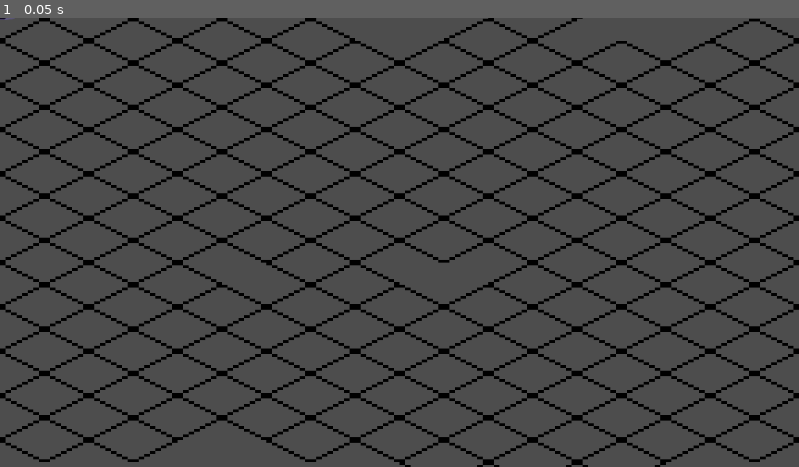
Above: before the commit, frame 1.
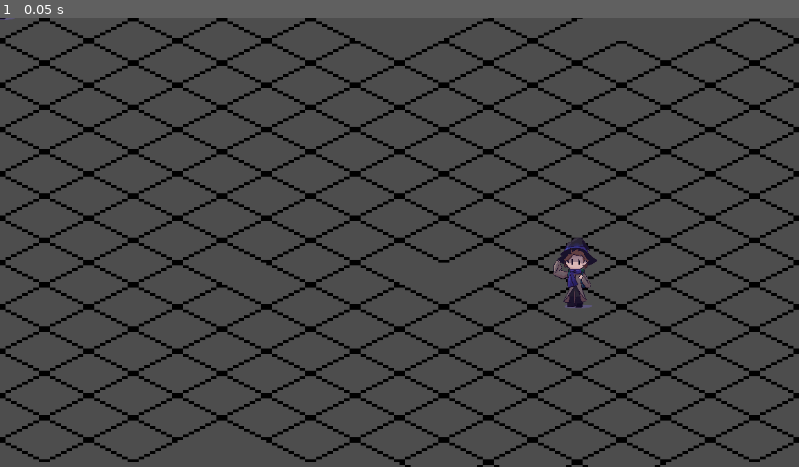
Above: after the commit, the same moment.

Repository: New-Leaf-Studios/Game-Practice
Game: Godot game, scene res://Scenes/battlefield.tscn
Two runs of this game, one before a commit and one after it. Both use one fixed random seed, a clock stepped at 60 frames per second and the inputs below. This scene is started directly instead of the project's main scene.
Inputs:
- Up to frame 1 (0.05 s): no input

The runs differ from the first frame. In frame 1, 0.4% of the frame differs, in the area x 69-75%, y 48-65%.

Commit message:
added basic enemy functuionality
he chases you one tile at a time, bless the poor slow little guy

Diff:
--- a/Scripts/battlefield.gd
+++ b/Scripts/battlefield.gd
@@ -2,14 +2,20 @@
 
 var entity_scene: PackedScene = preload("res://Scenes/combat_player.tscn")
 var player = entity_scene.instantiate() as Node2D
+var enemy = entity_scene.instantiate() as Node2D
 
 var current_position: Vector2i
+var enemy_position: Vector2i = Vector2i(12, 0)
 
 enum TurnState {PLAYER_TURN, ENEMY_TURN, PROCESSING}
 var current_turn = TurnState.PLAYER_TURN
 
+var testing_enemy_start: Vector2i = Vector2i(12, 0)
+
 func _ready() -> void:
 	$Fighters.add_child(player)
+	$Fighters.add_child(enemy)
+	enemy.position = map_to_local(testing_enemy_start)
 
 func _unhandled_input(event: InputEvent) -> void:
 	if event.is_action_pressed("select") && current_turn == TurnState.PLAYER_TURN:
@@ -29,7 +35,15 @@
 		TurnState.PLAYER_TURN:
 			pass
 		TurnState.ENEMY_TURN:
-			print("pretend enemy moved here")
+			var chase_vector = current_position - enemy_position
+			var step = Vector2i.ZERO
+
+			if abs(chase_vector.x) >= abs(chase_vector.y):
+				step.x = sign(chase_vector.x)
+			else:
+				step.y = sign(chase_vector.y)
+			enemy_position += step  # Move their grid tracker
+			enemy.position = map_to_local(enemy_position)  # Teleport the actual sprite pixels!
 			current_turn = TurnState.PROCESSING
 			print("processing")
 			await get_tree().create_timer(1.5).timeout
--- /dev/null
+++ b/enemy.tscn
@@ -0,0 +1,10 @@
+[gd_scene load_steps=2 format=3 uid="uid://2oqfqxx5b61g"]
+
+[ext_resource type="Texture2D" uid="uid://cq6s2sjmfljlx" path="res://images/game sprite test.png" id="1_7k104"]
+
+[node name="Enemy" type="Node2D"]
+
+[node name="Sprite2D" type="Sprite2D" parent="."]
+position = Vector2(0, -47.145)
+scale = Vector2(0.2, 0.2)
+texture = ExtResource("1_7k104")
Renamed: Scenes/npc.gd -> Scripts/npc.gd
Renamed: Scenes/npc.gd.uid -> Scripts/npc.gd.uid
